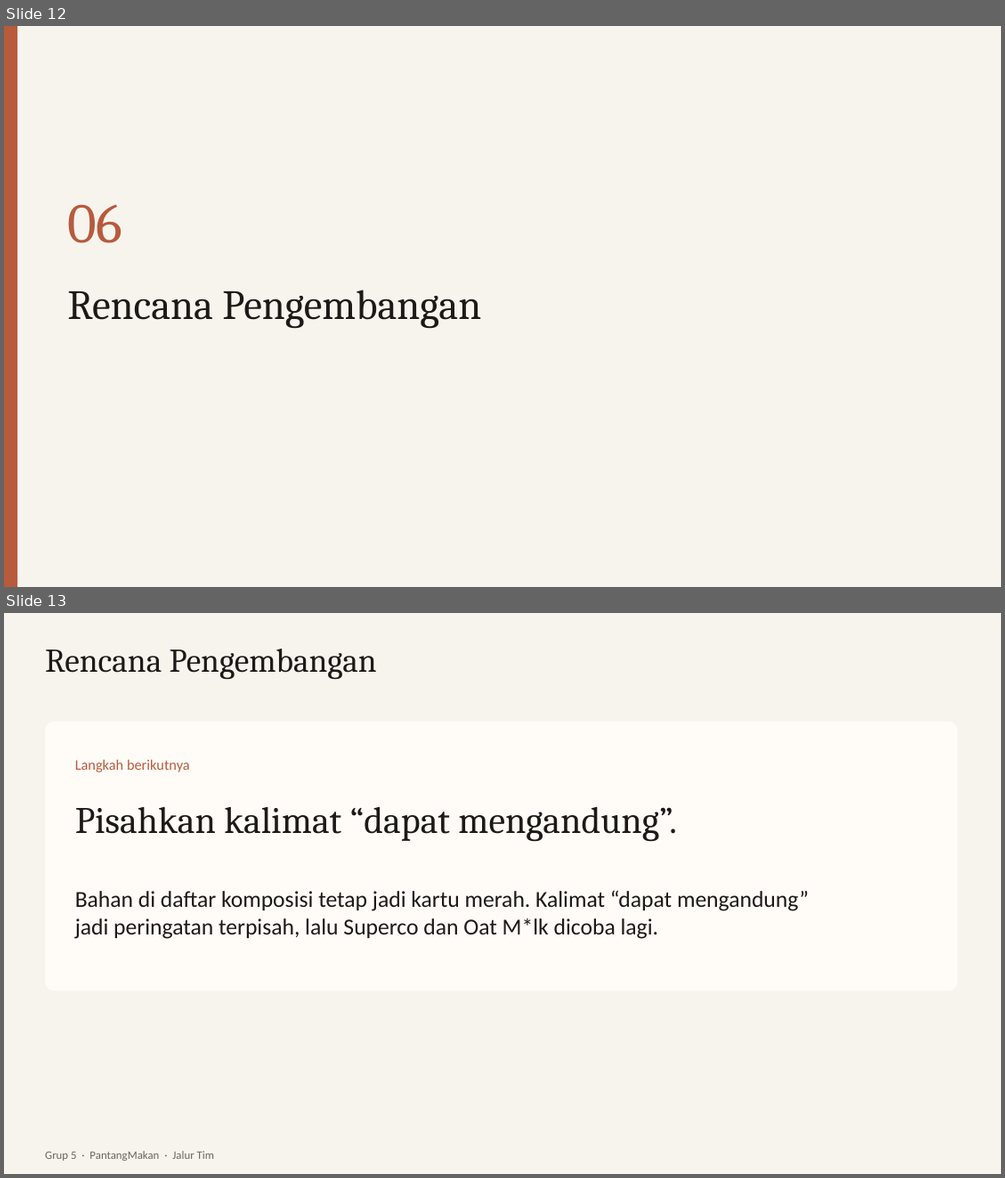
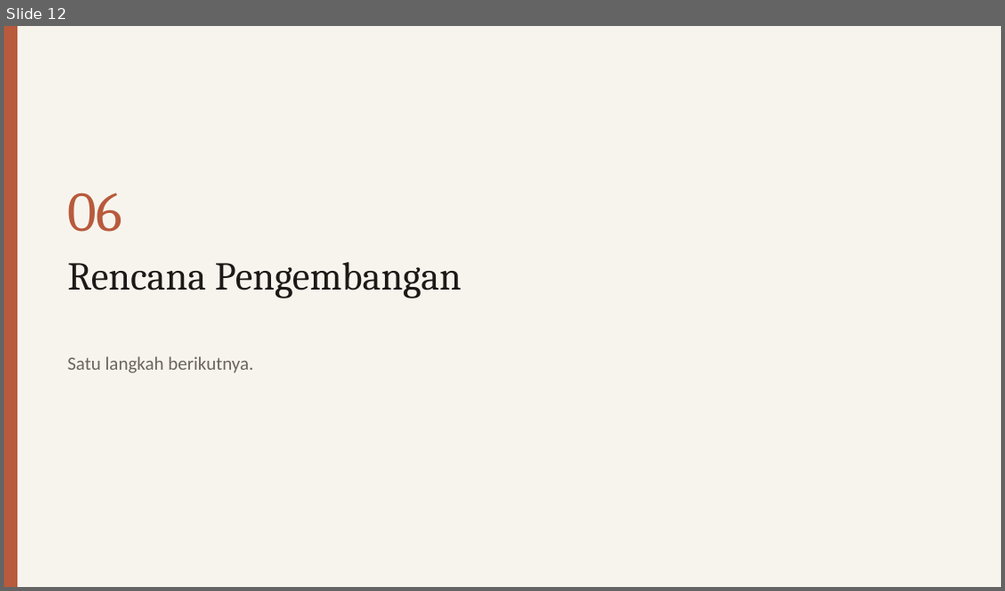
Before and after one commit to dendyramdhan/PantangMakan, a slide deck: presentasi/PantangMakan.pptx. Shown one above the other, each under a label of ours: slides 12 and 13 before the commit, slide 12 after it. The pictures are 1005x1178 and 1005x591 pixels, drawn with LibreOffice and Linux fonts; fonts in the diff are those of the drawing. Boxes give left, top, right and bottom in pixels: in the first picture for what was removed or moved away, otherwise in the second. Text is boxed around its words. In the diff, an @@ line names an element or a change of style, - is before the commit and + after.

Commit message:
Deck dirombak (visual, validasi 8→10, rencana uji kamera), README/BRIEF/naskah sesuai alur baru

```diff
--- a/presentasi/PantangMakan.pptx
+++ b/presentasi/PantangMakan.pptx
@@ slide 13 removed at bbox=[4, 613, 1001, 1174], background #F7F4EE @@
@@ text removed at bbox=[45, 649, 377, 679] @@
-Rencana Pengembangan
@@ rounded rectangle removed at bbox=[45, 722, 957, 990] @@
@@ text removed at bbox=[75, 759, 190, 772] @@
-Langkah berikutnya
@@ text removed at bbox=[75, 806, 677, 842] @@
-Pisahkan kalimat “dapat mengandung”.
@@ text removed at bbox=[75, 890, 809, 939] @@
-Bahan di daftar komposisi tetap jadi kartu merah. Kalimat “dapat mengandung”
-jadi peringatan terpisah, lalu Superco dan Oat M*lk dicoba lagi.
@@ text removed at bbox=[45, 1151, 214, 1160] @@
-Grup 5 · PantangMakan · Jalur Tim
@@ slide 12 changed as well @@
@@ text "06": place and size @@
-text "06" at bbox=[67, 204, 122, 243]
+text "06" at bbox=[67, 192, 122, 232]
@@ text "Rencana Pengembangan": place and size @@
-text "Rencana Pengembangan" at bbox=[67, 289, 481, 328]
+text "Rencana Pengembangan" at bbox=[67, 262, 461, 298]
@@ text "Rencana Pengembangan" at bbox=[67, 262, 461, 298]: size 40 to 38 pt; vertical alignment middle to top @@
@@ text added at bbox=[67, 356, 253, 373], 18 pt, text #6B6560 @@
+Satu langkah berikutnya.
```
Also in this commit, not shown: 9 other slides changed, 3 slides added, 2 other slides removed, 7 other files.
